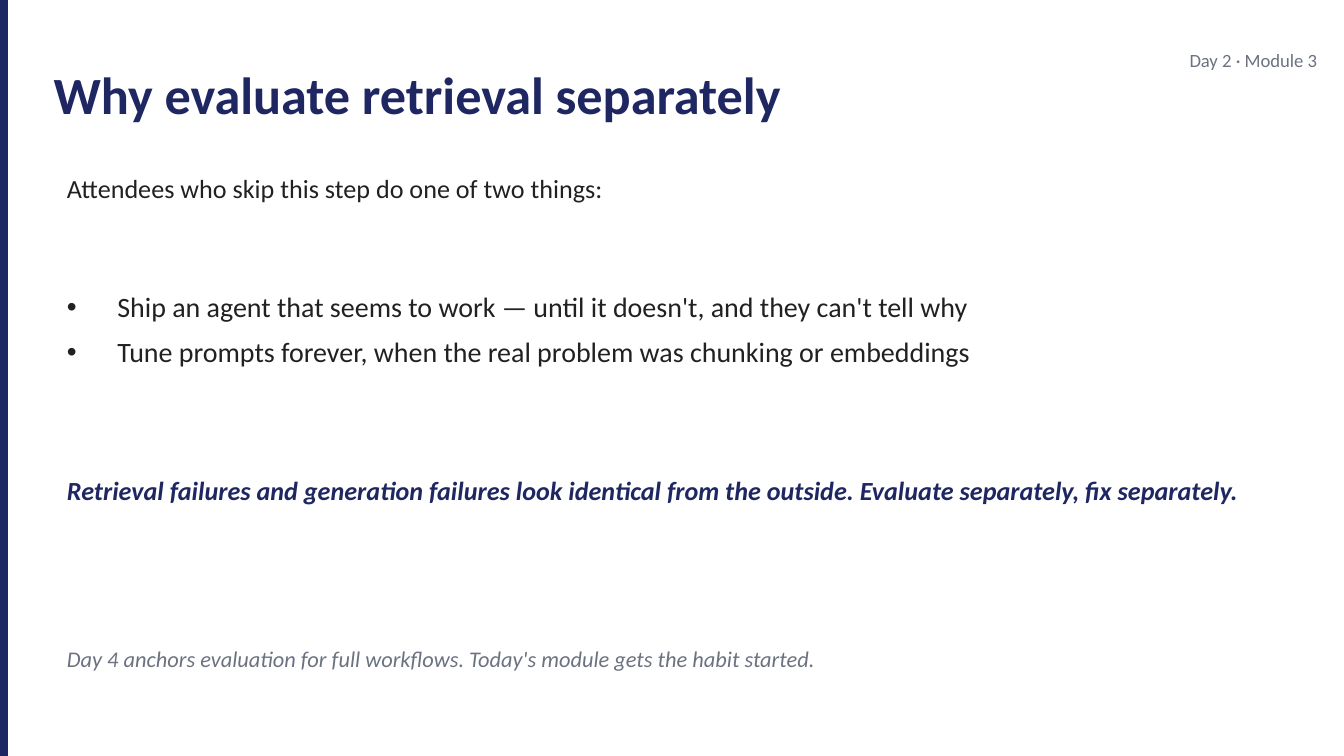
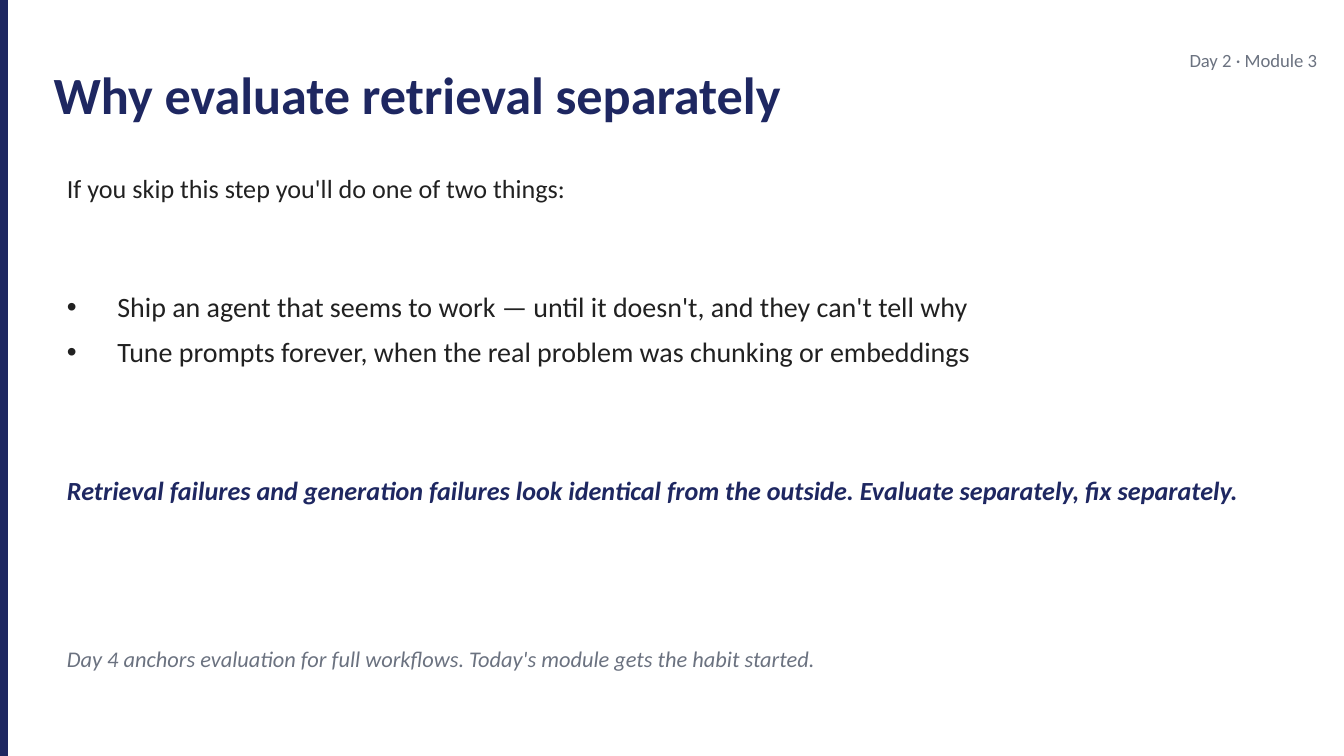
Before and after one commit to JimPiquant/Building-AI-Apps-and-Agents, a slide deck: slide 2 of decks/day2/module-3-eval-retrieval.pptx. Drawn at 1344x756 pixels with LibreOffice and Linux fonts; fonts in the diff are those of the drawing. Boxes give left, top, right and bottom in pixels: in the first picture for what was removed or moved away, otherwise in the second. Text is boxed around its words. In the diff, an @@ line names an element or a change of style, - is before the commit and + after.

```diff
--- a/decks/day2/module-3-eval-retrieval.pptx
+++ b/decks/day2/module-3-eval-retrieval.pptx
@@ text at <box>67,180,565,203</box>: text changed @@
-Attendees who skip this step do one of two things:
+If you skip this step you'll do one of two things:
```
Also in this commit, not shown: 1 other slide changed, 25 other files.
